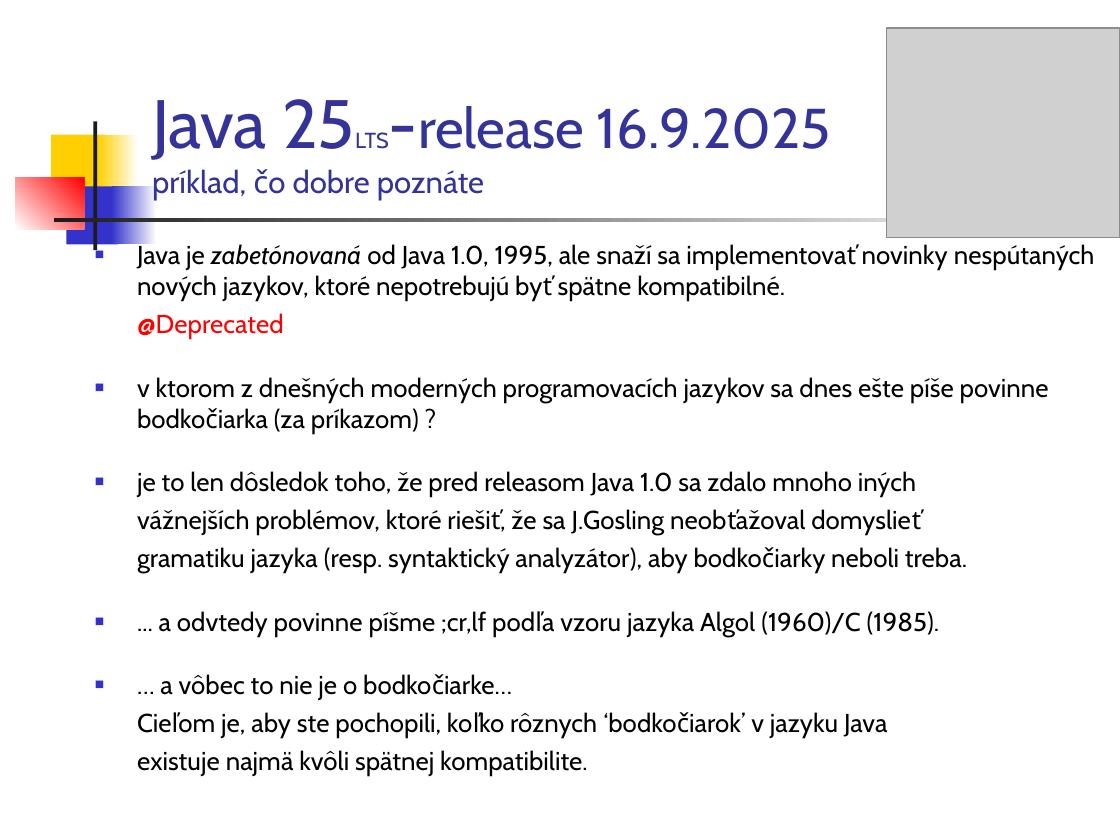
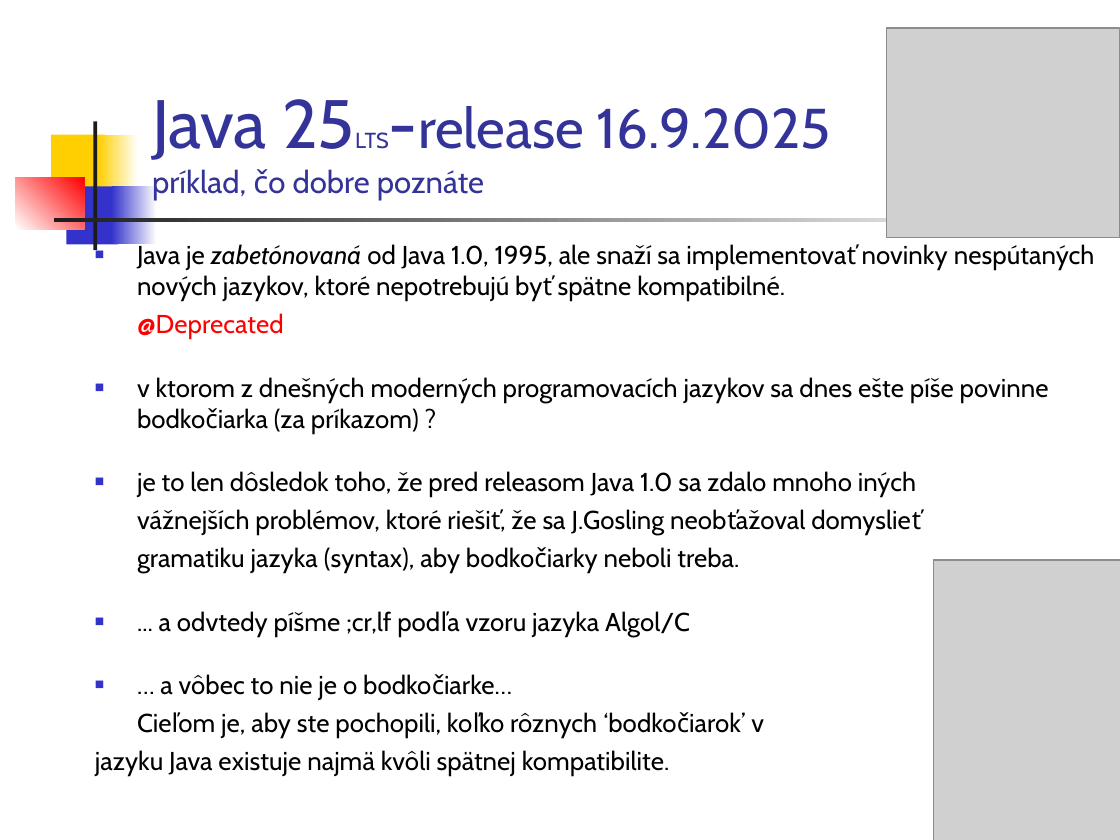
Before and after one commit to paradigmy/Prednasky, a slide deck: slide 3 of 01/uvod.ppt. Drawn at 1120x840 pixels with LibreOffice and Linux fonts; fonts in the diff are those of the drawing; grey boxes stand for pictures. Boxes give left, top, right and bottom in pixels: in the first picture for what was removed or moved away, otherwise in the second. Text is boxed around its words. In the diff, an @@ line names an element or a change of style, - is before the commit and + after.

```diff
--- a/01/uvod.ppt
+++ b/01/uvod.ppt
@@ text at (x1=137, y1=547, x2=739, y2=636): text changed @@
-gramatiku jazyka (resp. syntaktický analyzátor), aby bodkočiarky neboli treba.
-■ ... a odvtedy povinne píšme ;cr,lf podľa vzoru jazyka Algol (1960)/C (1985).
+gramatiku jazyka (syntax), aby bodkočiarky neboli treba.
+■ ... a odvtedy píšme ;cr,lf podľa vzoru jazyka Algol/C
@@ picture added at (x1=933, y1=560, x2=1120, y2=840) @@
@@ text at (x1=95, y1=712, x2=764, y2=776): spaces changed @@
-Cieľom je, aby ste pochopili, koľko rôznych ‘bodkočiarok’ v jazyku Java
-existuje najmä kvôli spätnej kompatibilite.
+Cieľom je, aby ste pochopili, koľko rôznych ‘bodkočiarok’ v
+jazyku Java existuje najmä kvôli spätnej kompatibilite.
```
Also in this commit, not shown: 2 other slides changed, 7 other files.
